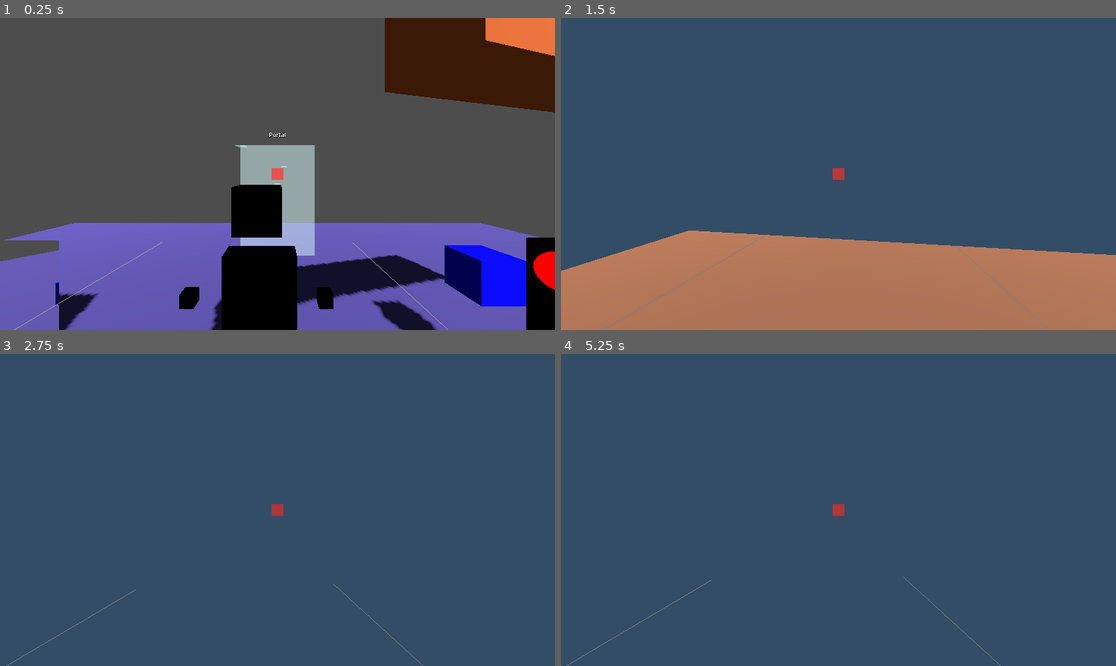
Above: before the commit, frames 1-4 (two rows, left to right).
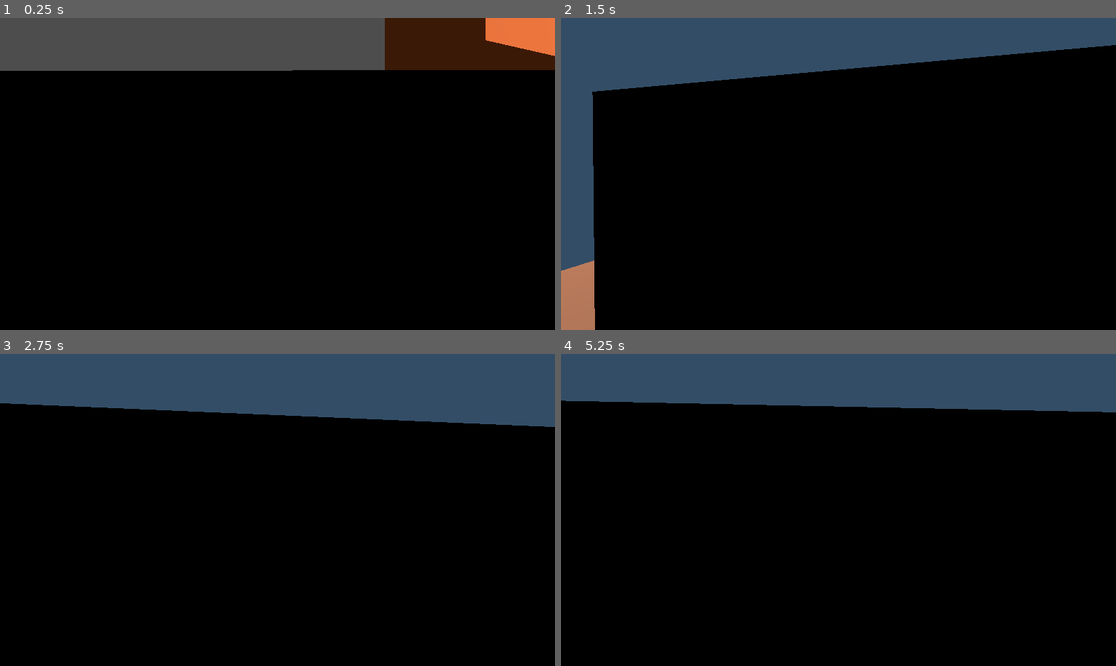
Above: after the commit, the same moments.

Repository: jvastola/GodotPhysicsRig
Game: Godot game, scene res://MainScene.tscn
The game is run twice, just before and just after one commit, with the same random seed, the same clock (stepped at 60 frames per second) and the same inputs.
Inputs (mouse positions are in pixels of both pictures, inside the frame that each line leads up to):
- Up to frame 1 (0.25 s): no input
- Up to frame 2 (1.5 s): move the mouse to (866, 174) at 0.52 s; hold Shift (sprint) 0.53-1.28 s; hold W (move_forward) from 0.53 s (still down); click (866, 174) at 0.67 s; tap Space (jump) at 0.77 s; move the mouse to (810, 174) at 1.27 s; click (810, 174) at 1.35 s
- Up to frame 3 (2.75 s): keep holding W (move_forward); tap Space (jump) at 1.52 s; move the mouse to (288, 503) at 2.02 s; hold Shift (sprint) from 2.03 s (still down)
- Up to frame 4 (5.25 s): keep holding W (move_forward); move the mouse to (832, 516) at 2.77 s; release Shift (sprint) at 2.78 s; click (832, 516) at 2.85 s; tap Space (jump) at 3.02, 3.77, 4.25, 4.52 s; tap Enter at 3.5, 5 s; move the mouse to (877, 513) at 3.52 s; hold Shift (sprint) 3.53-4.28 s; move the mouse to (794, 506) at 4.27 s; click (794, 506) at 4.35 s; move the mouse to (844, 510) at 5.02 s; hold Shift (sprint) from 5.03 s (still down); click (844, 510) at 5.17 s

The runs differ from the first frame. In frame 1, 76% of the frame differs, in the area x 0-100%, y 16-100%; in frame 2, 79%; in frame 3, 80%; in frame 4, 83%, in the area x 0-100%, y 14-100%.

Commit message:
feat: update node paths for head and body meshes in grid painter; improve structure and clarity

Diff:
--- a/MainScene.tscn
+++ b/MainScene.tscn
@@ -55,16 +55,12 @@
 size = Vector3(0.45, 0.45, 0.45)
 
 [sub_resource type="BoxMesh" id="BoxMesh_head_grid"]
-size = Vector3(0.6, 0.6, 0.6)
 
 [sub_resource type="BoxShape3D" id="BoxShape3D_head_grid"]
-size = Vector3(0.6, 0.6, 0.6)
 
 [sub_resource type="BoxMesh" id="BoxMesh_body_grid"]
-size = Vector3(0.7, 0.9, 0.3)
 
 [sub_resource type="BoxShape3D" id="BoxShape3D_body_grid"]
-size = Vector3(0.7, 0.9, 0.3)
 
 [node name="MainScene" type="Node3D"]
 
@@ -90,7 +86,7 @@
 [node name="SpawnPoint" type="Marker3D" parent="."]
 transform = Transform3D(1, 0, 0, 0, 1, 0, 0, 0, 1, 0, 2, 0)
 
-[node name="XRPlayer" parent="." instance=ExtResource("1_xrplayer")]
+[node name="GridTargetBodyArea" parent="." instance=ExtResource("1_xrplayer")]
 transform = Transform3D(0.999598, 0, 0, 0, 0.999598, 0, 0, 0, 0.999598, 0, 2, 0)
 
 [node name="Portal" parent="." instance=ExtResource("2_portal")]
@@ -107,15 +103,11 @@
 script = ExtResource("8_viewport_mirror")
 size = Vector2(2, 1.5)
 ResolutionPerUnit = 500
-MainCamPath = NodePath("../XRPlayer/PlayerBody/XROrigin3D/XRCamera3D")
+MainCamPath = NodePath("../GridTargetBodyArea/PlayerBody/XROrigin3D/XRCamera3D")
 MirrorColor = Color(1, 1, 1, 1)
 
 [node name="BlueCube" type="MeshInstance3D" parent="."]
 transform = Transform3D(1, 0, 0, 0, 1, 0, 0, 0, 1, 2.50977, 1, -2.50433)
-mesh = SubResource("BoxMesh_blue_cube")
-
-[node name="BlueCube2" type="MeshInstance3D" parent="."]
-transform = Transform3D(0.304437, 0, 0, 0, 0.81016, 0, 0, 0, 0.549941, -4, 0.140702, -2)
 mesh = SubResource("BoxMesh_blue_cube")
 
 [node name="RedSphere" type="MeshInstance3D" parent="."]
@@ -134,18 +126,21 @@
 transform = Transform3D(5.28053, 0, 0, 0, 1, 0, 0, 0, 1, 3, 3.34535, -2)
 
 [node name="GridPainterTest" type="Node3D" parent="."]
+transform = Transform3D(-1, 0, -8.74228e-08, 0, 1, 0, 8.74228e-08, 0, -1, -4.79658, 0, -3.49806)
 script = ExtResource("10_grid_painter")
+player_root_path = NodePath("../GridTargetBodyArea")
 left_hand_preview_mesh = NodePath("GridTargetLeft")
 left_hand_subdivisions = Vector3i(4, 4, 4)
 right_hand_preview_mesh = NodePath("GridTargetRight")
 right_hand_subdivisions = Vector3i(4, 4, 4)
 head_preview_mesh = NodePath("GridTargetHead")
-head_subdivisions = Vector3i(3, 3, 3)
+head_subdivisions = Vector3i(8, 8, 8)
 body_preview_mesh = NodePath("GridTargetBody")
-body_subdivisions = Vector3i(8, 4, 3)
+body_subdivisions = Vector3i(6, 8, 4)
+reset_saved_grid_data_button = true
 
 [node name="GridTargetLeft" type="MeshInstance3D" parent="GridPainterTest"]
-transform = Transform3D(0.3, 0, 0, 0, 0.3, 0, 0, 0, 0.3, -0.86553, 1, -2)
+transform = Transform3D(0.3, 0, 0, 0, 0.3, 0, 0, 0, 0.3, 0.180541, 0.12471, -2)
 mesh = SubResource("BoxMesh_left_hand_grid")
 
 [node name="GridTargetLeftArea" type="Area3D" parent="GridPainterTest/GridTargetLeft"]
@@ -156,7 +151,7 @@
 shape = SubResource("BoxShape3D_left_hand_grid")
 
 [node name="GridTargetRight" type="MeshInstance3D" parent="GridPainterTest"]
-transform = Transform3D(0.3, 0, 0, 0, 0.3, 0, 0, 0, 0.3, 0.463789, 1, -2)
+transform = Transform3D(0.3, 0, 0, 0, 0.3, 0, 0, 0, 0.3, -0.534751, 0.128569, -2)
 mesh = SubResource("BoxMesh_right_hand_grid")
 
 [node name="GridTargetRightArea" type="Area3D" parent="GridPainterTest/GridTargetRight"]
@@ -167,7 +162,7 @@
 shape = SubResource("BoxShape3D_right_hand_grid")
 
 [node name="GridTargetHead" type="MeshInstance3D" parent="GridPainterTest"]
-transform = Transform3D(0.7, 0, 0, 0, 0.7, 0, 0, 0, 0.7, -0.174123, 1.89462, -1.91268)
+transform = Transform3D(-0.22, 1.9233e-08, 0, -1.9233e-08, -0.22, 0, 0, 0, 0.22, -0.174122, 0.619416, -2.1022)
 mesh = SubResource("BoxMesh_head_grid")
 
 [node name="GridTargetHeadArea" type="Area3D" parent="GridPainterTest/GridTargetHead"]
@@ -178,7 +173,7 @@
 shape = SubResource("BoxShape3D_head_grid")
 
 [node name="GridTargetBody" type="MeshInstance3D" parent="GridPainterTest"]
-transform = Transform3D(1, 0, 0, 0, 1, 0, 0, 0, 1, -0.167079, 1, -2.018)
+transform = Transform3D(0.3, 0, 0, 0, 0.4, 0, 0, 0, 0.2, -0.167079, 0.247408, -2.018)
 mesh = SubResource("BoxMesh_body_grid")
 
 [node name="GridTargetBodyArea" type="Area3D" parent="GridPainterTest/GridTargetBody"]
--- a/XRPlayer.tscn
+++ b/XRPlayer.tscn
@@ -8,17 +8,14 @@
 [ext_resource type="Script" uid="uid://u2otyj4gjtl2" path="res://hand_pointer.gd" id="6_pointer"]
 [ext_resource type="PackedScene" uid="uid://b2gkx1eim00mw" path="res://UIViewport3D.tscn" id="7_ui_viewport"]
 
-[sub_resource type="CapsuleShape3D" id="CapsuleShape3D_body"]
-radius = 0.2
-height = 0.5
+[sub_resource type="BoxShape3D" id="BoxShape3D_l588l"]
+size = Vector3(0.3, 0.3, 0.2)
 
 [sub_resource type="BoxMesh" id="BoxMesh_xxbg3"]
 
 [sub_resource type="BoxMesh" id="BoxMesh_l588l"]
-size = Vector3(0.36, 0.36, 0.36)
-
-[sub_resource type="SphereShape3D" id="SphereShape3D_head"]
-radius = 0.18
+
+[sub_resource type="BoxShape3D" id="BoxShape3D_xxbg3"]
 
 [sub_resource type="BoxMesh" id="BoxMesh_hand"]
 
@@ -64,36 +61,38 @@
 axis_lock_angular_x = true
 axis_lock_angular_y = true
 axis_lock_angular_z = true
-mass = 2.0
+mass = 5.0
+center_of_mass_mode = 1
+center_of_mass = Vector3(0, -6.35, 0)
 
 [node name="CollisionShape3D" type="CollisionShape3D" parent="PlayerBody"]
-transform = Transform3D(1, 0, 0, 0, 1, 0, 0, 0, 1, 0, 0.198589, 0)
-shape = SubResource("CapsuleShape3D_body")
-
-[node name="BodyMesh" type="MeshInstance3D" parent="PlayerBody/CollisionShape3D"]
-transform = Transform3D(0.7, 0, 0, 0, 0.8, 0, 0, 0, 0.5, 0, 0, 0)
+transform = Transform3D(1, 0, 0, 0, 1, 0, 0, 0, 1, 0, 0.22645, -0.00844212)
+shape = SubResource("BoxShape3D_l588l")
+
+[node name="XROrigin3D" type="XROrigin3D" parent="PlayerBody"]
+transform = Transform3D(1, 0, 0, 0, 1, 0, 0, 0, 1, 0, -0.618921, -0.180528)
+script = ExtResource("2_xr_origin")
+
+[node name="XRCamera3D" type="XRCamera3D" parent="PlayerBody/XROrigin3D"]
+transform = Transform3D(1, 0, 0, 0, 1, 0, 0, 0, 1, 0, 1.03717, 0)
+
+[node name="BodyMesh" type="MeshInstance3D" parent="PlayerBody/XROrigin3D/XRCamera3D"]
+transform = Transform3D(0.3, 0, 0, 0, 0.4, 0, 0, 0, 0.2, 0, -0.32911, 0.00616683)
 cast_shadow = 0
 mesh = SubResource("BoxMesh_xxbg3")
-skeleton = NodePath("../../XROrigin3D/XRCamera3D")
-
-[node name="XROrigin3D" type="XROrigin3D" parent="PlayerBody"]
-transform = Transform3D(0.997515, 0, 0, 0, 0.997515, 0, 0, 0, 0.997515, 0, 0, 0)
-script = ExtResource("2_xr_origin")
-
-[node name="XRCamera3D" type="XRCamera3D" parent="PlayerBody/XROrigin3D"]
 
 [node name="HeadArea" type="Area3D" parent="PlayerBody/XROrigin3D/XRCamera3D" groups=["player"]]
-transform = Transform3D(1, 0, 0, 0, 1, 0, 0, 0, 1, 0, 0.747557, 0)
 collision_layer = 2
 
 [node name="HeadMesh" type="MeshInstance3D" parent="PlayerBody/XROrigin3D/XRCamera3D/HeadArea"]
-transform = Transform3D(-0.69, 9.10311e-05, -0.00069234, -9.16451e-05, -0.69, 0.00060858, -0.000692265, 0.000608665, 0.689999, 0, 0, 0)
+transform = Transform3D(-0.23, 3.03201e-05, -0.000230782, -3.05237e-05, -0.23, 0.000202858, -0.000230755, 0.000202888, 0.23, 0, 0, 0)
 cast_shadow = 0
 mesh = SubResource("BoxMesh_l588l")
 skeleton = NodePath("../..")
 
 [node name="HeadCollisionShape" type="CollisionShape3D" parent="PlayerBody/XROrigin3D/XRCamera3D/HeadArea"]
-shape = SubResource("SphereShape3D_head")
+transform = Transform3D(0.23, 0, 0, 0, 0.23, 0, 0, 0, 0.23, 0, 0, 0)
+shape = SubResource("BoxShape3D_xxbg3")
 
 [node name="LeftController" type="XRController3D" parent="PlayerBody/XROrigin3D"]
 transform = Transform3D(1, 0, 0, 0, 1, 0, 0, 0, 1, -0.846876, 0, 0)
@@ -246,6 +245,7 @@
 
 [node name="PhysicsHandLeftMesh" type="MeshInstance3D" parent="PhysicsHandLeft"]
 transform = Transform3D(0.1, 0, 0, 0, 0.1, 0, 0, 0, 0.1, 0, 0, 0)
+visible = false
 cast_shadow = 0
 mesh = SubResource("BoxMesh_hand")
 
@@ -267,5 +267,6 @@
 
 [node name="PhysicsHandRightMesh" type="MeshInstance3D" parent="PhysicsHandRight"]
 transform = Transform3D(0.1, 0, 0, 0, 0.1, 0, 0, 0, 0.1, 0, 0, 0)
-cast_shadow = 0
-mesh = SubResource("BoxMesh_hand")
+visible = false
+cast_shadow = 0
+mesh = SubResource("BoxMesh_hand")
--- a/grid_painter.gd
+++ b/grid_painter.gd
@@ -25,14 +25,14 @@
 @export var right_hand_subdivisions: Vector3i = Vector3i(4, 4, 1)
 
 @export_subgroup("Head")
-@export_node_path("MeshInstance3D") var head_target: NodePath = NodePath("PlayerBody/XROrigin3D/XRCamera3D/HeadMesh")
-@export_node_path("MeshInstance3D") var head_path: NodePath = NodePath("PlayerBody/XROrigin3D/XRCamera3D/HeadMesh")
+@export_node_path("MeshInstance3D") var head_target: NodePath = NodePath("PlayerBody/XROrigin3D/XRCamera3D/HeadArea/HeadMesh")
+@export_node_path("MeshInstance3D") var head_path: NodePath = NodePath("PlayerBody/XROrigin3D/XRCamera3D/Headarea/HeadMesh")
 @export_node_path("MeshInstance3D") var head_preview_mesh: NodePath = NodePath("")
 @export var head_subdivisions: Vector3i = Vector3i(8, 8, 2)
 
 @export_subgroup("Body")
-@export_node_path("MeshInstance3D") var body_target: NodePath = NodePath("PlayerBody/CollisionShape3D/BodyMesh")
-@export_node_path("MeshInstance3D") var body_path: NodePath = NodePath("PlayerBody/CollisionShape3D/BodyMesh")
+@export_node_path("MeshInstance3D") var body_target: NodePath = NodePath("PlayerBody/XROrigin3D/XRCamera3D/BodyMesh")
+@export_node_path("MeshInstance3D") var body_path: NodePath = NodePath("PlayerBody/XROrigin3D/XRCamera3D/BodyMesh")
 @export_node_path("MeshInstance3D") var body_preview_mesh: NodePath = NodePath("")
 @export var body_subdivisions: Vector3i = Vector3i(8, 4, 2)
 
--- a/xr_player.gd
+++ b/xr_player.gd
@@ -14,7 +14,7 @@
 @onready var physics_hand_right: RigidBody3D = $PhysicsHandRight
 @onready var head_area: Area3D = $PlayerBody/XROrigin3D/XRCamera3D/HeadArea
 @onready var head_collision_shape: CollisionShape3D = $PlayerBody/XROrigin3D/XRCamera3D/HeadArea/HeadCollisionShape
-@onready var head_mesh: MeshInstance3D = $PlayerBody/XROrigin3D/XRCamera3D/HeadMesh
+@onready var head_mesh: MeshInstance3D = $PlayerBody/XROrigin3D/XRCamera3D/HeadArea/HeadMesh
 
 # Player settings
 var player_height := 0.0  # Using headset tracking; keep 0 to avoid artificial offset
